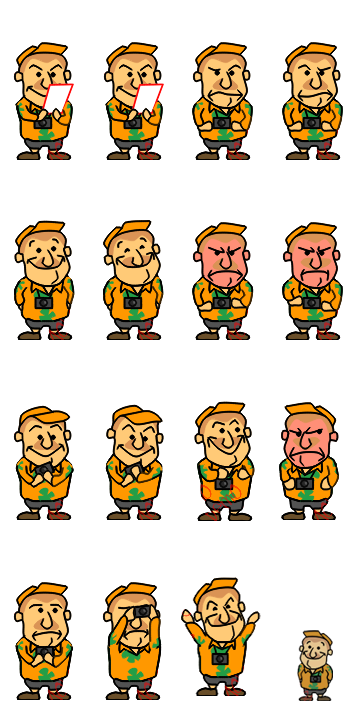
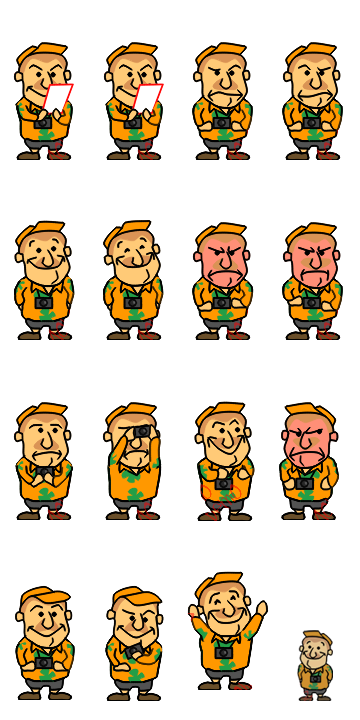
Layers edited between the first and the second 360 × 720 image:
removed layer "Слой 32" over [13, 402, 269, 700]
added layer "Слой 35" above "Слой 17" over [13, 402, 269, 701]
